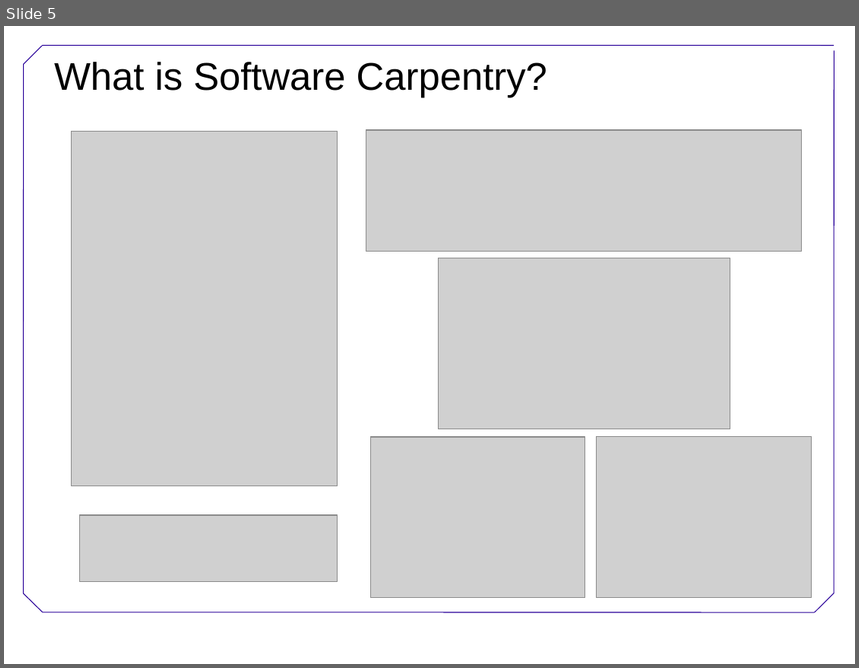
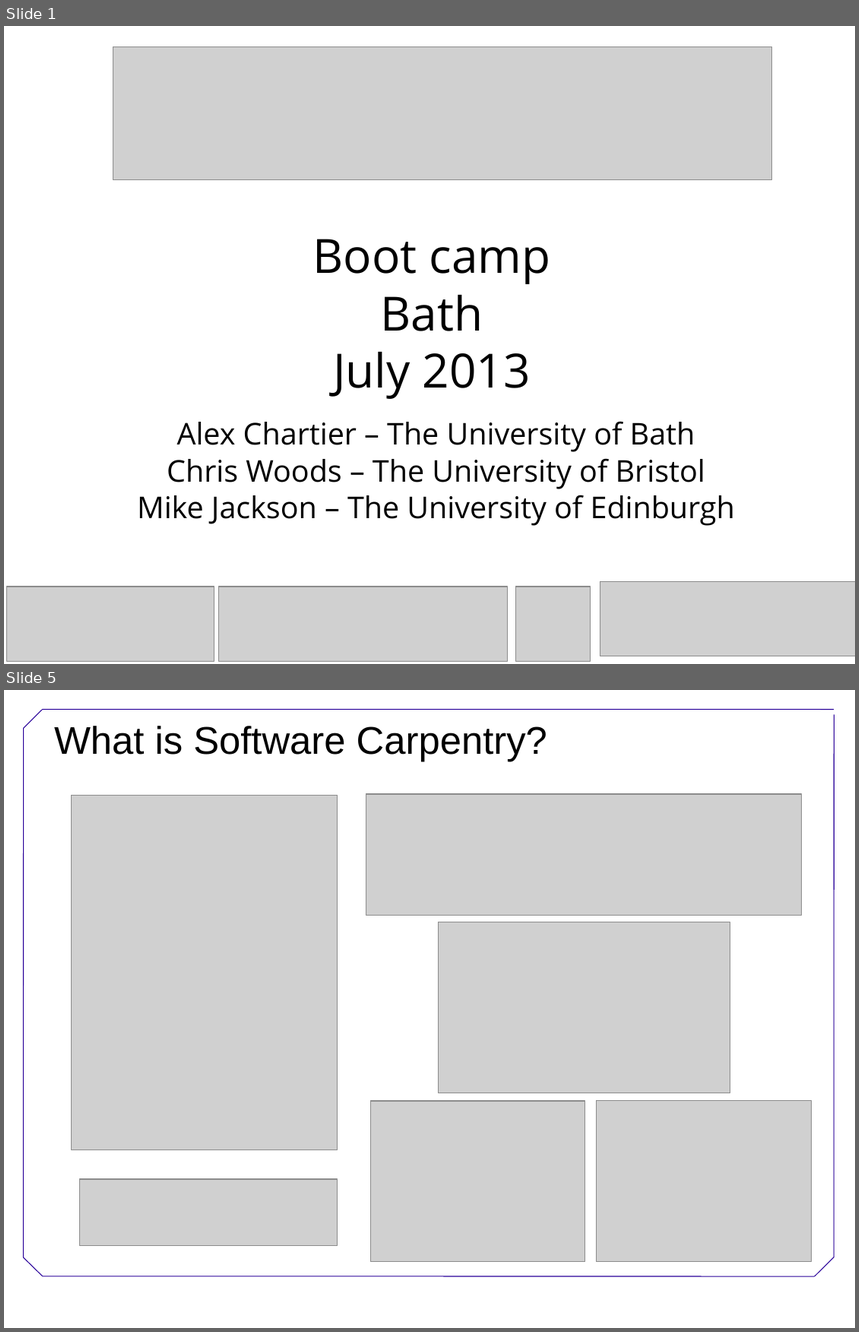
Before and after one commit to swcarpentry/DEPRECATED-boot-camps, a slide deck: Welcome.ppt. Shown one above the other, each under a label of ours: slide 5 before the commit, slides 1 and 5 after it; the slides between them are not shown. The pictures are 859x668 and 859x1332 pixels, drawn with LibreOffice and Linux fonts; fonts in the diff are those of the drawing; grey boxes stand for pictures; background and template pictures are left out. Boxes give left, top, right and bottom in pixels: in the first picture for what was removed or moved away, otherwise in the second. Text is boxed around its words. In the diff, an @@ line names an element or a change of style, - is before the commit and + after.

Commit message:
Updated content to reflect Bath boot camp instructors and syllabus

```diff
--- a/Welcome.ppt
+++ b/Welcome.ppt
@@ slide 1 added at (x1=4, y1=26, x2=855, y2=664), background #FFFFFF @@
@@ picture added at (x1=113, y1=47, x2=772, y2=180) @@
@@ text added at (x1=313, y1=239, x2=551, y2=399), 44 pt, text #000000 @@
+Boot camp
+Bath
+July 2013
@@ text added at (x1=137, y1=421, x2=735, y2=526), 28 pt, text #000000 @@
+Alex Chartier – The University of Bath
+Chris Woods – The University of Bristol
+Mike Jackson – The University of Edinburgh
@@ picture added at (x1=7, y1=587, x2=215, y2=661) @@
@@ picture added at (x1=219, y1=587, x2=508, y2=661) @@
@@ picture added at (x1=516, y1=587, x2=590, y2=661) @@
@@ picture added at (x1=601, y1=582, x2=855, y2=656) @@
```
Also in this commit, not shown: 4 slides changed, 1 slide removed, 1 other file.
